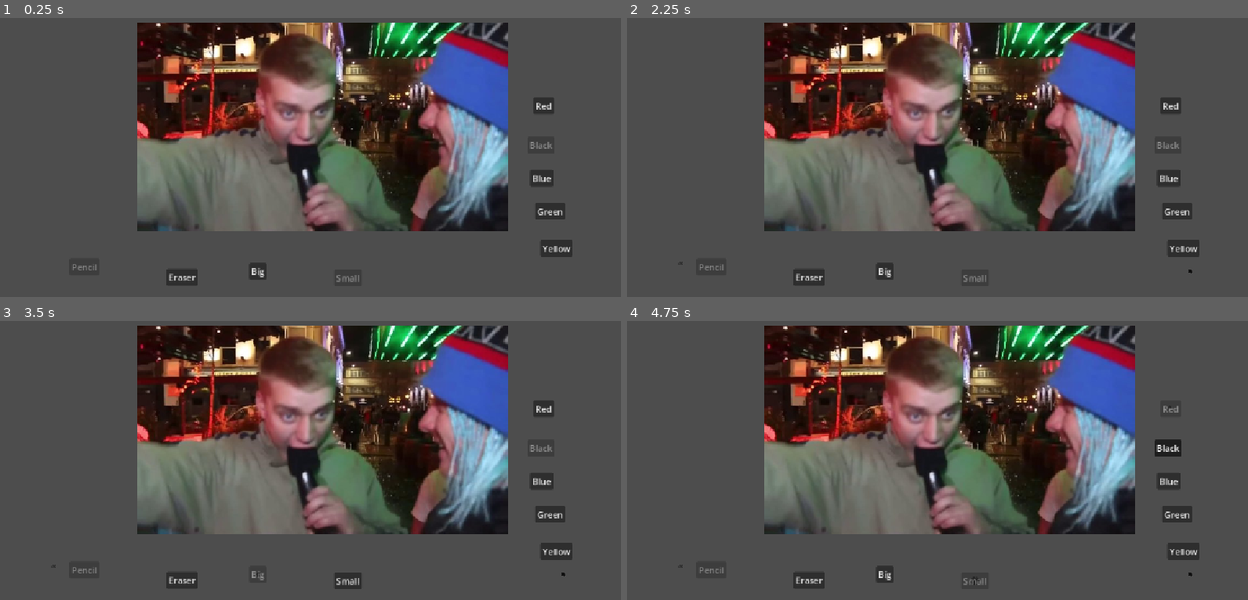
Above: before the commit, frames 1-4 (two rows, left to right).
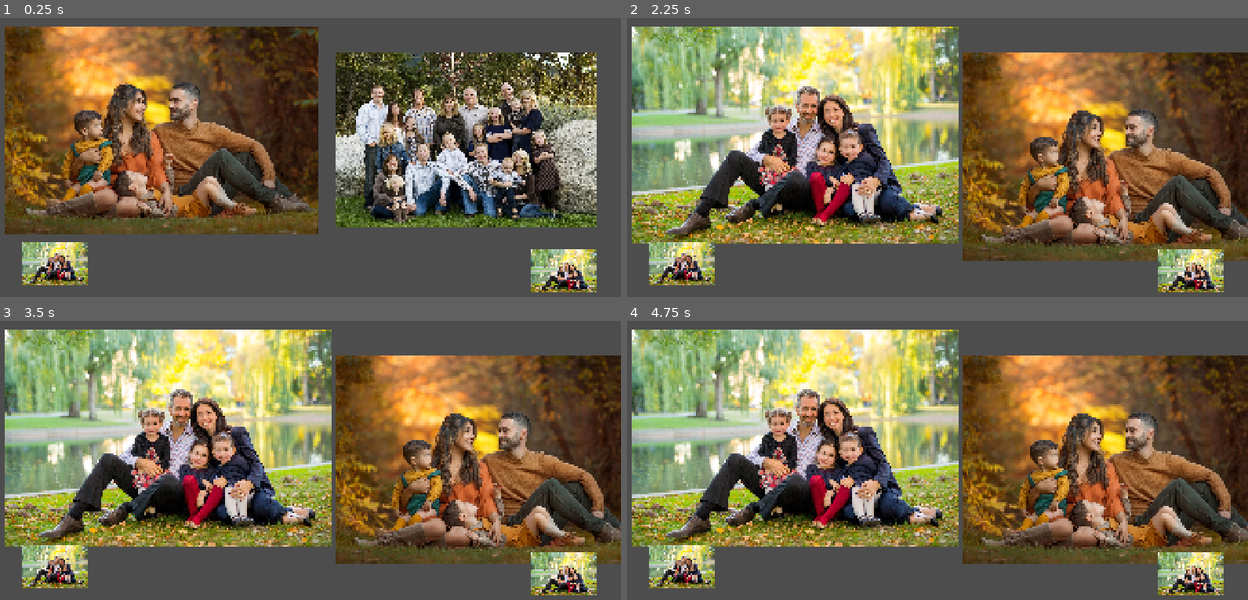
Above: after the commit, the same moments.

Repository: DGoblot/enjam2026
Game: Godot game, scene res://scenes/album.tscn
Same seed, same stepped clock (60 frames per second), same inputs: the game is played once before the commit and once after it. Before the commit the project starts from res://scenes/test_colo.tscn.
Inputs (mouse positions are in pixels of both pictures, inside the frame that each line leads up to):
- Up to frame 1 (0.25 s): no input
- Up to frame 2 (2.25 s): click (1192, 271) at 0.52 s; click (682, 263) at 1.27 s; click (1192, 271) at 2.02 s
- Up to frame 3 (3.5 s): click (260, 574) at 2.75 s, where only the run before the commit has a clickable "Big"
- Up to frame 4 (4.75 s): click (974, 580) at 3.5 s, where only the run before the commit has a clickable "Small"; click (1173, 407) at 4.25 s, where only the run before the commit has a clickable "Red"

The runs differ from the first frame. In frame 1, 69% of the frame differs, in the area x 0-97%, y 1-99%; in frame 2, 80%; in frame 3, 80%; in frame 4, 80%, in the area x 0-100%, y 1-99%.

Commit message:
album feature

Diff:
--- a/project.godot
+++ b/project.godot
@@ -11,12 +11,14 @@
 [application]
 
 config/name="Enjam 2026"
-run/main_scene="uid://51tbm6rn0jta"
+run/main_scene="uid://cwr7egkwwfe42"
 config/features=PackedStringArray("4.7", "Forward Plus")
 config/icon="res://icon.svg"
 
 [display]
 
+window/size/viewport_width=1920
+window/size/viewport_height=1080
 window/stretch/mode="canvas_items"
 window/stretch/aspect="expand"
 
--- /dev/null
+++ b/scenes/album.tscn
@@ -0,0 +1,66 @@
+[gd_scene format=3 uid="uid://cwr7egkwwfe42"]
+
+[ext_resource type="Script" uid="uid://d34y514tkphgn" path="res://scripts/album.gd" id="1_bgfgf"]
+[ext_resource type="Texture2D" uid="uid://l2xlpsemed8n" path="res://Images/R.jpg" id="2_r83bq"]
+
+[node name="Album" type="Control" unique_id=989532239 node_paths=PackedStringArray("frameArray", "buttonPreviousPage", "buttonNextPage")]
+layout_mode = 3
+anchors_preset = 15
+anchor_right = 1.0
+anchor_bottom = 1.0
+grow_horizontal = 2
+grow_vertical = 2
+script = ExtResource("1_bgfgf")
+frameArray = [NodePath("Page/LeftPicture"), NodePath("Page/RightPicture")]
+buttonPreviousPage = NodePath("PageAlbumButton/PreviousPage")
+buttonNextPage = NodePath("PageAlbumButton/NextPage")
+
+[node name="Page" type="Control" parent="." unique_id=1560455487]
+anchors_preset = 0
+offset_right = 40.0
+offset_bottom = 40.0
+
+[node name="LeftPicture" type="TextureRect" parent="Page" unique_id=355415576]
+layout_mode = 0
+offset_left = 36.0
+offset_top = 182.0
+offset_right = 1956.0
+offset_bottom = 1462.0
+scale = Vector2(0.5, 0.5)
+stretch_mode = 3
+
+[node name="RightPicture" type="TextureRect" parent="Page" unique_id=477401980]
+layout_mode = 0
+offset_left = 1044.0
+offset_top = 264.0
+offset_right = 2644.0
+offset_bottom = 1330.0
+scale = Vector2(0.5, 0.5)
+stretch_mode = 3
+
+[node name="PageAlbumButton" type="Control" parent="." unique_id=235587777]
+anchors_preset = 0
+offset_right = 40.0
+offset_bottom = 40.0
+
+[node name="PreviousPage" type="TextureButton" parent="PageAlbumButton" unique_id=119363815]
+layout_mode = 0
+offset_left = 85.0
+offset_top = 842.0
+offset_right = 2085.0
+offset_bottom = 2175.0
+scale = Vector2(0.1, 0.1)
+disabled = true
+texture_normal = ExtResource("2_r83bq")
+
+[node name="NextPage" type="TextureButton" parent="PageAlbumButton" unique_id=1803586666]
+layout_mode = 0
+offset_left = 1646.0
+offset_top = 869.0
+offset_right = 3646.0
+offset_bottom = 2202.0
+scale = Vector2(0.1, 0.1)
+texture_normal = ExtResource("2_r83bq")
+
+[connection signal="pressed" from="PageAlbumButton/PreviousPage" to="." method="_on_previous_page_pressed"]
+[connection signal="pressed" from="PageAlbumButton/NextPage" to="." method="_on_next_page_pressed"]
--- /dev/null
+++ b/scripts/album.gd
@@ -0,0 +1,55 @@
+extends Node
+
+var _allImages: Array
+@export var frameArray: Array[TextureRect]
+var numberPages: int
+var actualPage = 0
+@export var buttonPreviousPage: TextureButton
+@export var buttonNextPage: TextureButton
+
+# Called when the node enters the scene tree for the first time.
+func _ready() -> void:
+	_allImages = _load_json_file()
+	_putImageOnPage(0)
+	pass # Replace with function body.
+
+func _load_json_file() -> Array:
+	if not FileAccess.file_exists("res://scripts/listImagesAlbum.json"):
+		print("File not found")
+	var file = FileAccess.open("res://scripts/listImagesAlbum.json", FileAccess.READ)
+	var json_string = file.get_as_text()
+	file.close()
+	var listImages = JSON.parse_string(json_string)
+	numberPages = int(listImages.size() / 2)
+	return listImages
+
+func _putImageOnPage(actualPage: int) -> void:
+	var index := actualPage * 2
+	frameArray[0].texture = load(_allImages[index])
+	if (index + 1 < _allImages.size()):
+		frameArray[1].texture = load(_allImages[index + 1])
+	else:
+		frameArray[1].texture = null
+
+func _changePage(newPage: int):
+	actualPage += newPage
+	if (actualPage == 0):
+		buttonPreviousPage.disabled = true
+	else:
+		buttonPreviousPage.disabled = false
+	if (actualPage == numberPages):
+		buttonNextPage.disabled = true
+	else:
+		buttonNextPage.disabled = false
+	_putImageOnPage(actualPage)
+	pass
+
+
+func _on_previous_page_pressed() -> void:
+	_changePage(-1)
+	pass # Replace with function body.
+
+
+func _on_next_page_pressed() -> void:
+	_changePage(1)
+	pass # Replace with function body.
--- /dev/null
+++ b/scripts/imageManager.gd
@@ -0,0 +1,8 @@
+extends Control
+
+
+func _addImageToAlbum() -> void:
+	var json_file = FileAccess.open("res://scripts/listImagesAlbum.json", FileAccess.WRITE)
+	##json_file.store_string(JSON.stringify(result, "\t"))
+	json_file.close()
+	pass
--- /dev/null
+++ b/scripts/listImagesAlbum.json
@@ -0,0 +1,9 @@
+[
+	"res://Images/27a4665-srgb.jpg",
+	"res://Images/Family PIctures_53.jpg",
+	"res://Images/R.jpg",
+	"res://Images/27a4665-srgb.jpg",
+	"res://Images/Family PIctures_53.jpg",
+	"res://Images/R.jpg",
+	"res://Images/27a4665-srgb.jpg",
+]
Binary file added: Images/27a4665-srgb.jpg
Not shown, added: Images/27a4665-srgb.jpg.import
Binary file added: Images/Family PIctures_53.jpg
Not shown, added: Images/Family PIctures_53.jpg.import
Binary file added: Images/R.jpg
Not shown, added: Images/R.jpg.import
Not shown, added: scripts/album.gd.uid
Not shown, added: scripts/imageManager.gd.uid
